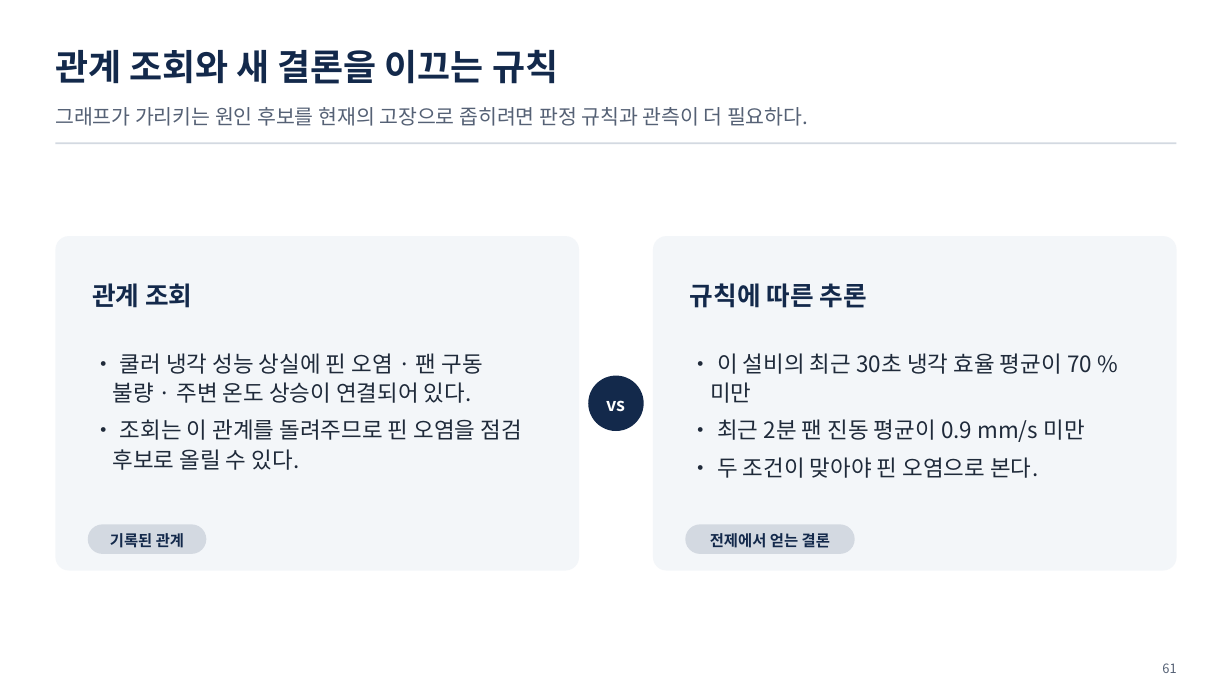
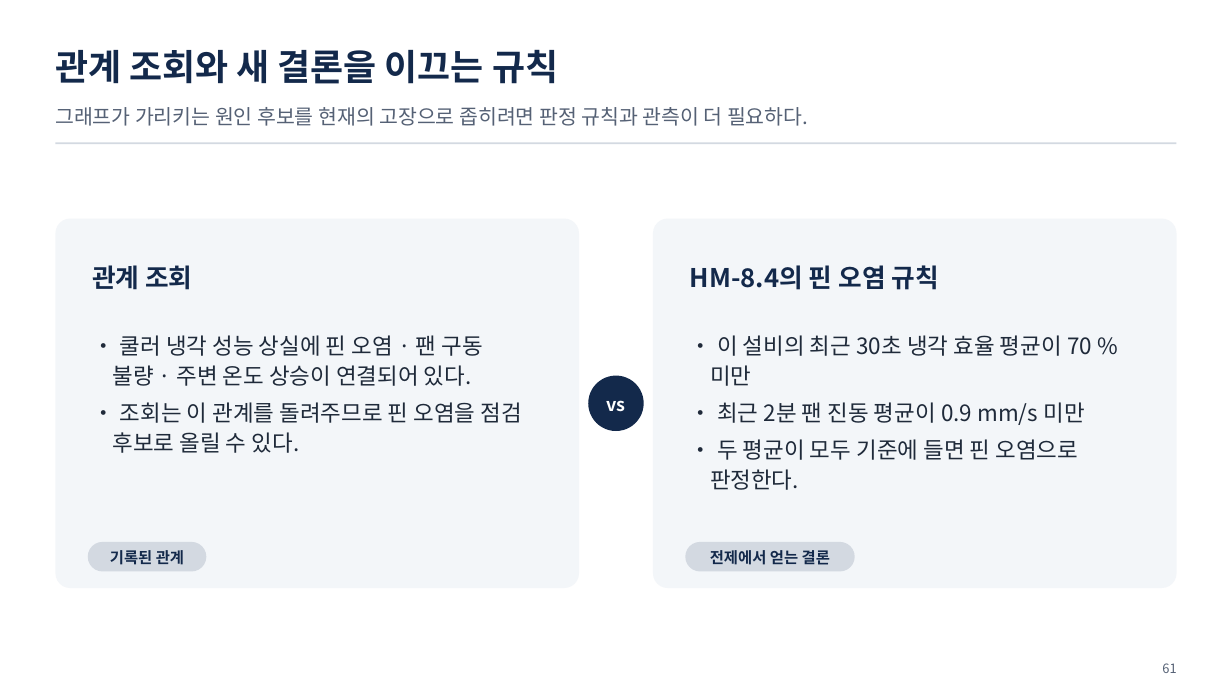
Before and after one commit to uengine-oss/hyd-iot-edu, a slide deck: slide 61 of workspace/강의제작/산출물/통합반/이론/04회차/통합반_04일차.pptx. Drawn at 1232x693 pixels with LibreOffice and Linux fonts; fonts in the diff are those of the drawing. Boxes give left, top, right and bottom in pixels: in the first picture for what was removed or moved away, otherwise in the second. Text is boxed around its words. In the diff, an @@ line names an element or a change of style, - is before the commit and + after.

Commit message:
통합반 4회차 56~66장 원문·조회 경계와 현장 승인 설명을 고치고 실제 렌더·낭독을 검증한다

```diff
--- a/workspace/강의제작/산출물/통합반/이론/04회차/통합반_04일차.pptx
+++ b/workspace/강의제작/산출물/통합반/이론/04회차/통합반_04일차.pptx
@@ rounded rectangle: place and size @@
-rounded rectangle at (55,237,579,571)
+rounded rectangle at (55,219,579,589)
@@ text "관계 조회": place and size @@
-text "관계 조회" at (92,283,192,308)
+text "관계 조회" at (92,265,192,290)
@@ rounded rectangle: place and size @@
-rounded rectangle at (653,237,1177,571)
+rounded rectangle at (653,219,1177,589)
@@ text at (690,265,939,290): text changed @@
-규칙에 따른 추론
+HM-8.4의 핀 오염 규칙
@@ text "• 쿨러 냉각 성능 상실에 ...": place and size @@
-text "• 쿨러 냉각 성능 상실에 ..." at (112,353,522,470)
+text "• 쿨러 냉각 성능 상실에 ..." at (112,335,522,453)
@@ text "• 이 설비의 최근 30초 ...": place and size @@
-text "• 이 설비의 최근 30초 ..." at (710,353,1092,478)
+text "• 이 설비의 최근 30초 ..." at (710,335,1092,490)
@@ text at (710,439,1078,490): text changed @@
-• 두 조건이 맞아야 핀 오염으로 본다.
+• 두 평균이 모두 기준에 들면 핀 오염으로 판정한다.
@@ 2 texts, 2 rounded rectangles: place and size @@
-2 texts, 2 rounded rectangles at (88,524,855,554)
+2 texts, 2 rounded rectangles at (88,542,855,571)
```
Also in this commit, not shown: 10 other slides changed, 29 other files.
